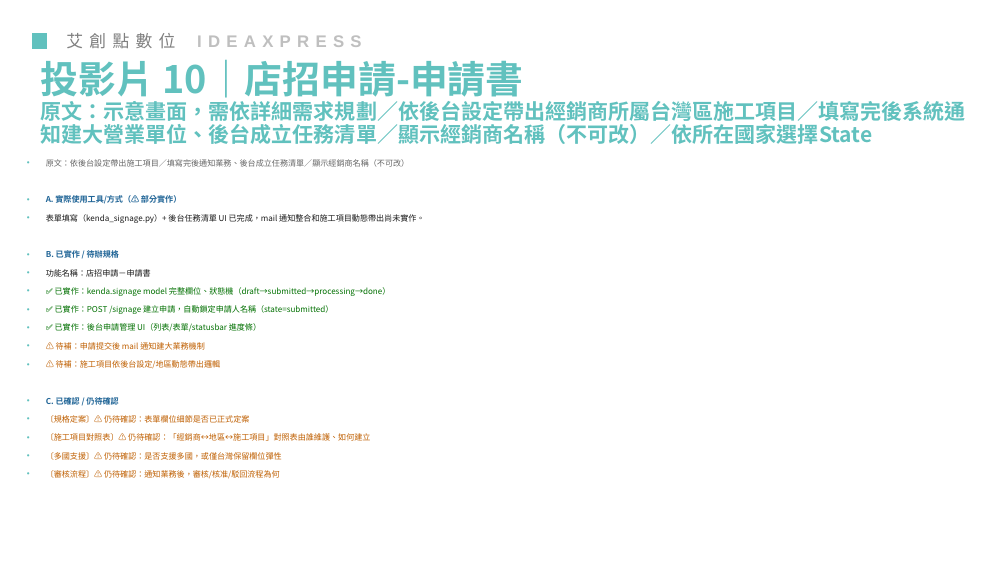
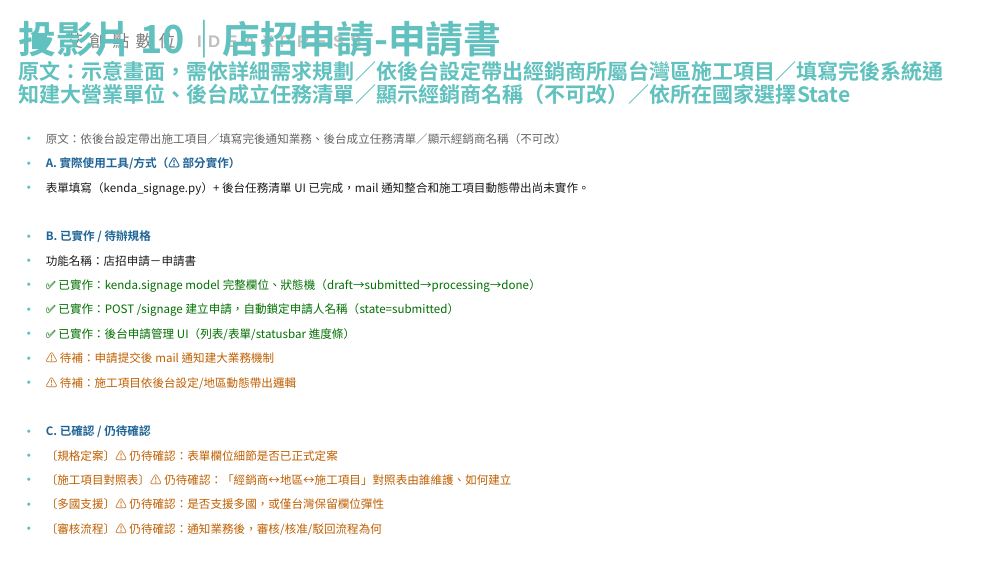
Before and after one commit to yanjenjen/project-assistant, a slide deck: slide 15 of 建大工業_經銷商平台專案/200_專案資料/230_內部專案檔案/建大工業_需求進度執行_20260617_已驗核_backup.pptx. Drawn at 1008x567 pixels with LibreOffice and Linux fonts; fonts in the diff are those of the drawing; background and template pictures are left out. Boxes give left, top, right and bottom in pixels: in the first picture for what was removed or moved away, otherwise in the second. Text is boxed around its words. In the diff, an @@ line names an element or a change of style, - is before the commit and + after.

Commit message:
feat: 新增建大工業F005店招申請功能需求、下單畫面資料與內部檔案更新
新增 F005 店招申請完整功能需求（申請書/合約/到期列表/進度查詢）、0706下單畫面更新資料、店招相關舊資料，並更新 F003 需求與專案時程追蹤表。

```diff
--- a/建大工業_經銷商平台專案/200_專案資料/230_內部專案檔案/建大工業_需求進度執行_20260617_已驗核_backup.pptx
+++ b/建大工業_經銷商平台專案/200_專案資料/230_內部專案檔案/建大工業_需求進度執行_20260617_已驗核_backup.pptx
@@ title "投影片 10｜店招申請-申請書 原文：示意畫面，需依詳細需求規劃／依後台設定帶出經銷商所屬台灣區施工項目／填寫完後系統通 ..." moved from (x1=41, y1=59, x2=966, y2=144) to (x1=18, y1=19, x2=943, y2=104) @@
@@ text "原文：依後台設定帶出施工項目／填寫完後通知業務、後台成立任務清單／顯示經銷商名稱（不可改）" moved from (x1=46, y1=159, x2=424, y2=479) to (x1=46, y1=133, x2=589, y2=535) @@
@@ text "原文：依後台設定帶出施工項目／填寫完後通知業務、後台成立任務清單／顯示經銷商名稱（不可改）" at (x1=46, y1=133, x2=589, y2=535): size 7.8 to 11 pt; line spacing 0.8 to 1 @@
```
Also in this commit, not shown: 3 other slides changed, 47 other files.
